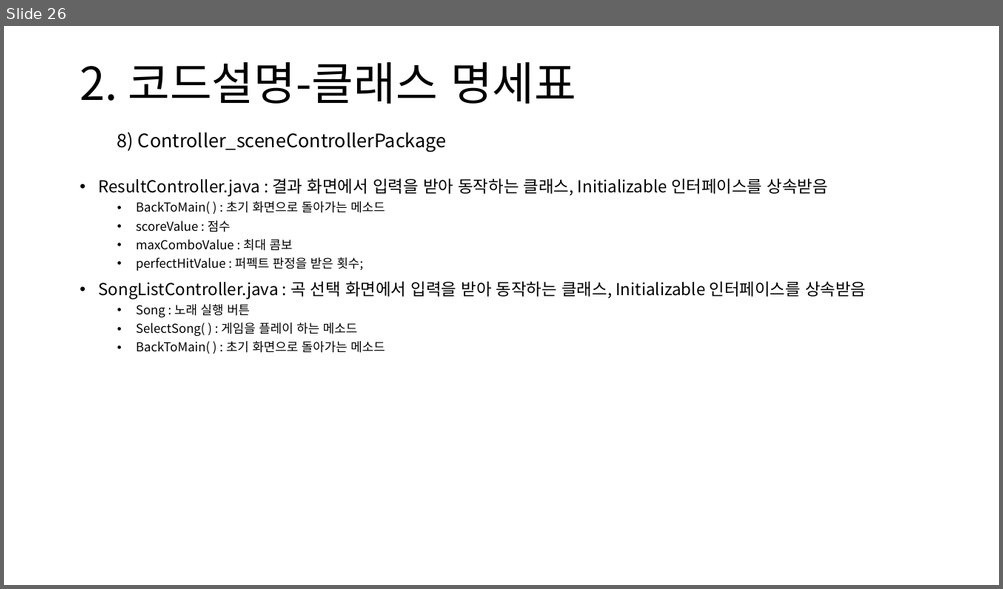
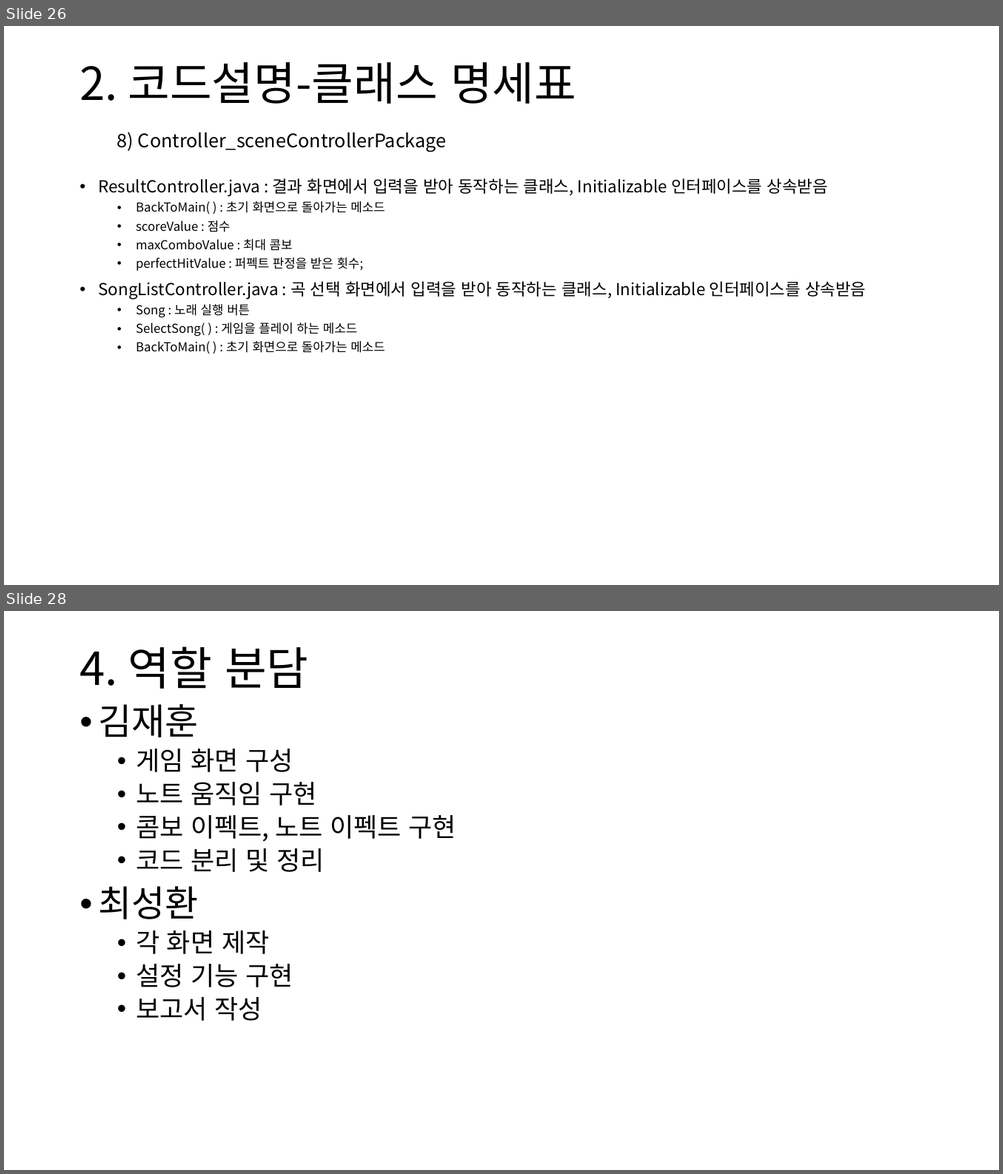
Before and after one commit to PKafka0320/clone-deemo, a slide deck: PSB_Project_report (by Old_Process).pptx. Shown one above the other, each under a label of ours: slide 26 before the commit, slides 26 and 28 after it; the slides between them are not shown. The pictures are 1003x589 and 1003x1174 pixels, drawn with LibreOffice and Linux fonts; fonts in the diff are those of the drawing. Boxes give left, top, right and bottom in pixels: in the first picture for what was removed or moved away, otherwise in the second. Text is boxed around its words. In the diff, an @@ line names an element or a change of style, - is before the commit and + after.

```diff
--- a/PSB_Project_report (by Old_Process).pptx
+++ b/PSB_Project_report (by Old_Process).pptx
@@ slide 28 added at (x1=4, y1=611, x2=999, y2=1170), background #FFFFFF @@
@@ title added at (x1=79, y1=647, x2=308, y2=689), 44 pt, text #000000 @@
+4. 역할 분담
@@ text added at (x1=99, y1=704, x2=455, y2=1021), 25 pt, text #000000 @@
+• 김재훈
+  • 게임 화면 구성
+  • 노트 움직임 구현
+  • 콤보 이펙트, 노트 이펙트 구현
+  • 코드 분리 및 정리
+• 최성환
+  • 각 화면 제작
+  • 설정 기능 구현
+  • 보고서 작성
```
Also in this commit, not shown: 1 other slide added.
